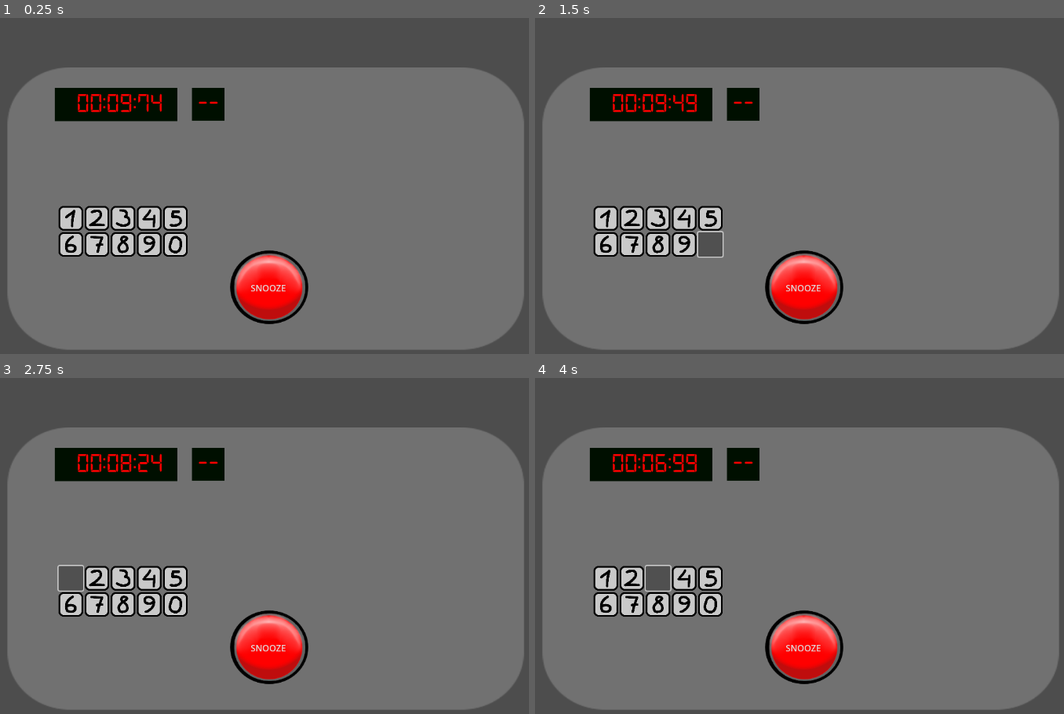
Above: before the commit, frames 1-4 (two rows, left to right).
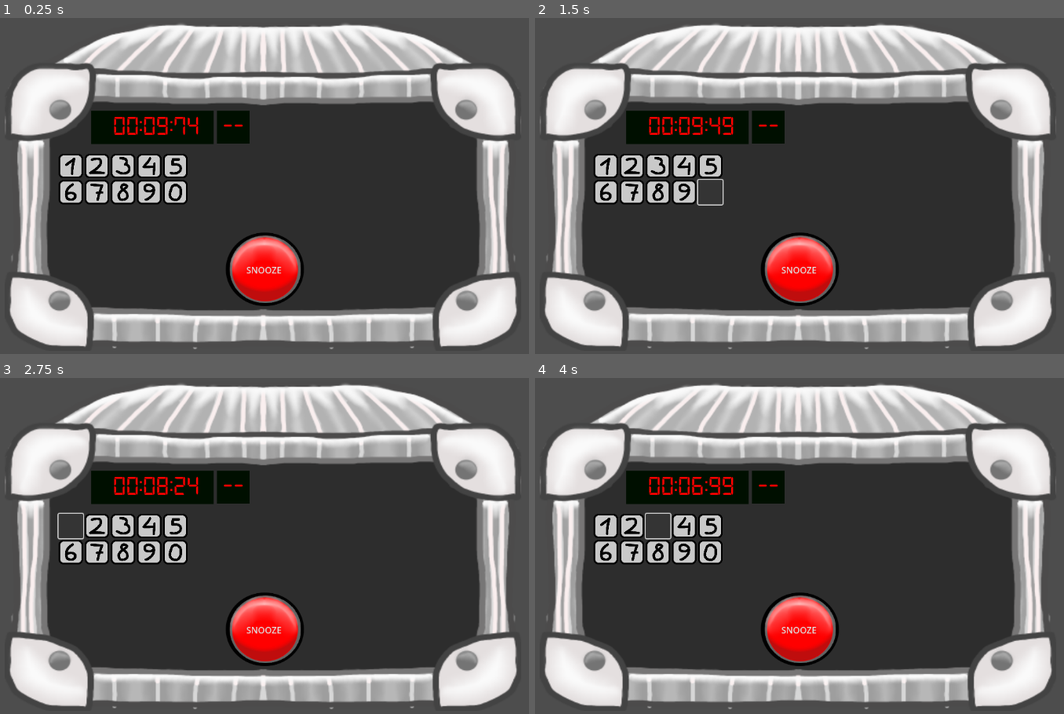
Above: after the commit, the same moments.

Repository: sneedragon/jam-game
Game: Godot game, scene res://main.tscn
Same seed, same stepped clock (60 frames per second), same inputs: the game is played once before the commit and once after it.
Inputs (mouse positions are in pixels of both pictures, inside the frame that each line leads up to; where the layout moved, square brackets give the same spot in the first picture):
- Up to frame 1 (0.25 s): no input
- Up to frame 2 (1.5 s): click "SNOOZE" at 0.5 s; click (709, 192) [709, 243] at 1.25 s
- Up to frame 3 (2.75 s): click (68, 525) [68, 579] at 2 s
- Up to frame 4 (4 s): click (630, 525) [630, 579] at 2.75 s; click (656, 525) [656, 579] at 3.5 s

The runs differ from the first frame. In frame 1, 84% of the frame differs, in the area x 0-99%, y 1-99%; in frame 2, 84%; in frame 3, 84%; in frame 4, 84%.

Commit message:
fixed bombshell.png

Diff:
--- a/main.tscn
+++ b/main.tscn
@@ -64,15 +64,15 @@
 
 [node name="Bombshell_Sprite" type="Sprite2D" parent="."]
 z_index = -55
-position = Vector2(580.5, 309.5)
+position = Vector2(576, 136)
 scale = Vector2(1.898, 1.73667)
 texture = ExtResource("2_uh4rl")
 
 [node name="Snooze_Button" type="Button" parent="."]
-offset_left = 504.0
-offset_top = 369.0
-offset_right = 668.0
-offset_bottom = 540.0
+offset_left = 496.0
+offset_top = 336.0
+offset_right = 660.0
+offset_bottom = 507.0
 theme_override_styles/focus = SubResource("StyleBoxEmpty_0vwd7")
 theme_override_styles/hover = SubResource("StyleBoxTexture_exewf")
 theme_override_styles/pressed = SubResource("StyleBoxTexture_nlb8u")
@@ -82,10 +82,10 @@
 [node name="Time_Display" type="Control" parent="."]
 layout_mode = 3
 anchors_preset = 0
-offset_left = 213.0
-offset_top = 94.0
-offset_right = 337.0
-offset_bottom = 134.0
+offset_left = 280.0
+offset_top = 136.0
+offset_right = 404.0
+offset_bottom = 176.0
 
 [node name="Time_Label" type="Label" parent="Time_Display"]
 layout_mode = 1
@@ -117,10 +117,10 @@
 [node name="Mini_Display" type="Control" parent="."]
 layout_mode = 3
 anchors_preset = 0
-offset_left = 450.0
-offset_top = 94.0
-offset_right = 495.0
-offset_bottom = 134.0
+offset_left = 496.0
+offset_top = 136.0
+offset_right = 541.0
+offset_bottom = 176.0
 
 [node name="Mini_Label" type="Label" parent="Mini_Display"]
 layout_mode = 0
@@ -151,9 +151,9 @@
 layout_mode = 3
 anchors_preset = 0
 offset_left = 248.0
-offset_top = 256.0
+offset_top = 160.0
 offset_right = 288.0
-offset_bottom = 296.0
+offset_bottom = 200.0
 
 [node name="Button0" type="Button" parent="Pinpad"]
 layout_mode = 0
Binary file removed: Assets/Gehäuse.png
Not shown, added: Assets/Gehäuse.png.import
Binary file changed: Assets/bombshell.png
